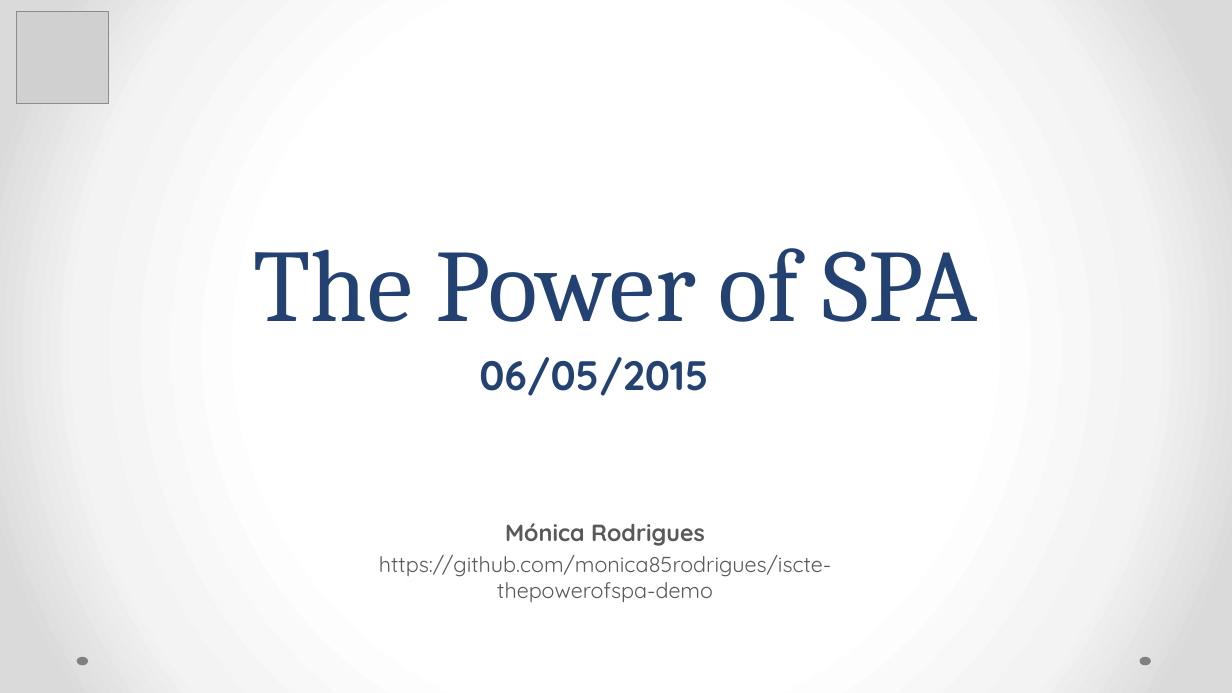
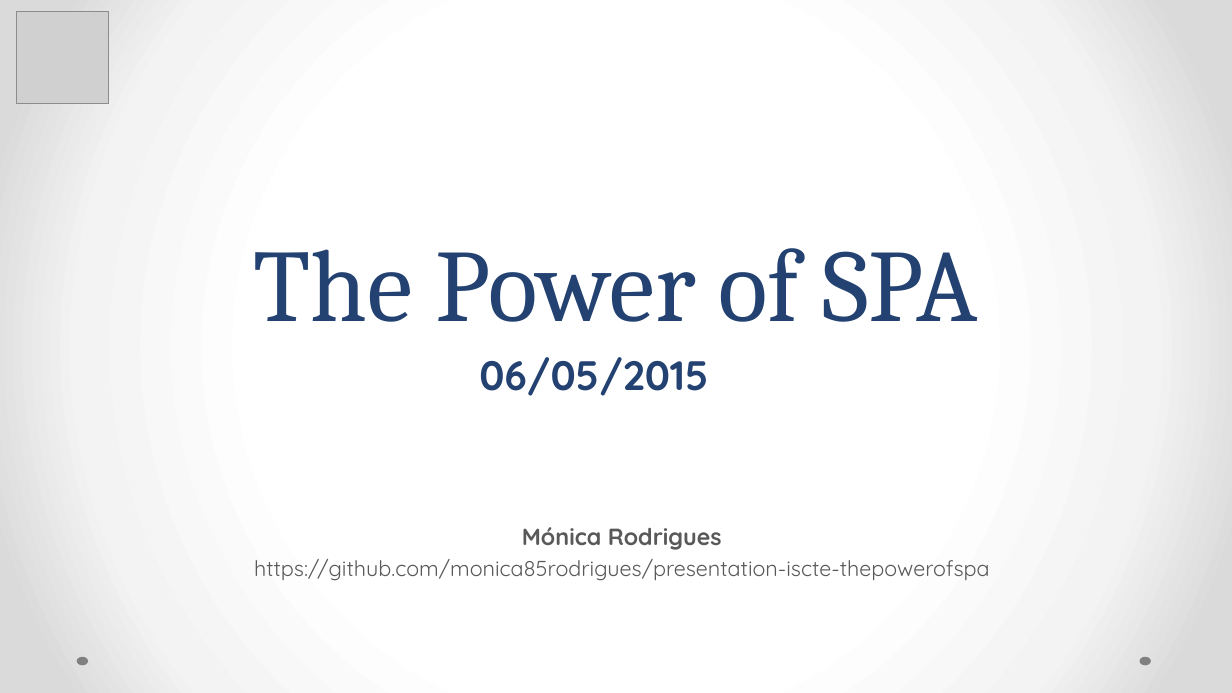
Before and after one commit to monica85rodrigues/presentation-iscte-thepowerofspa, a slide deck: slide 1 of The power of SPA - ISCTE.pptx. Drawn at 1232x693 pixels with LibreOffice and Linux fonts; fonts in the diff are those of the drawing; grey boxes stand for pictures. Boxes give left, top, right and bottom in pixels: in the first picture for what was removed or moved away, otherwise in the second. Text is boxed around its words. In the diff, an @@ line names an element or a change of style, - is before the commit and + after.

Commit message:
changes powerpoint

```diff
--- a/The power of SPA - ISCTE.pptx
+++ b/The power of SPA - ISCTE.pptx
@@ subtitle "Mónica Rodrigues": place and size @@
-subtitle "Mónica Rodrigues" at box(379, 523, 831, 602)
+subtitle "Mónica Rodrigues" at box(254, 527, 990, 581)
@@ subtitle at box(254, 559, 990, 581): text changed @@
-https://github.com/monica85rodrigues/iscte-thepowerofspa-demo
+https://github.com/monica85rodrigues/presentation-iscte-thepowerofspa
```
Also in this commit, not shown: 1 other slide changed, 1 slide added, 1 slide removed.
